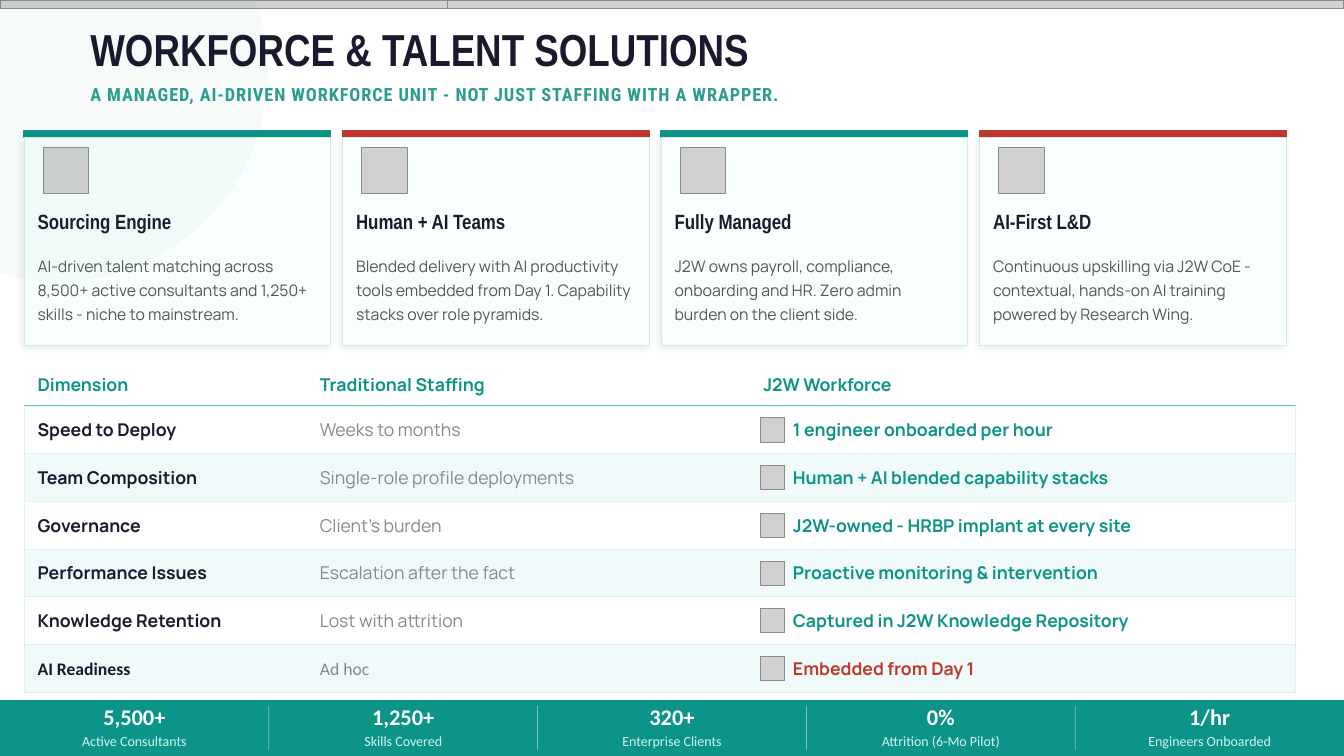
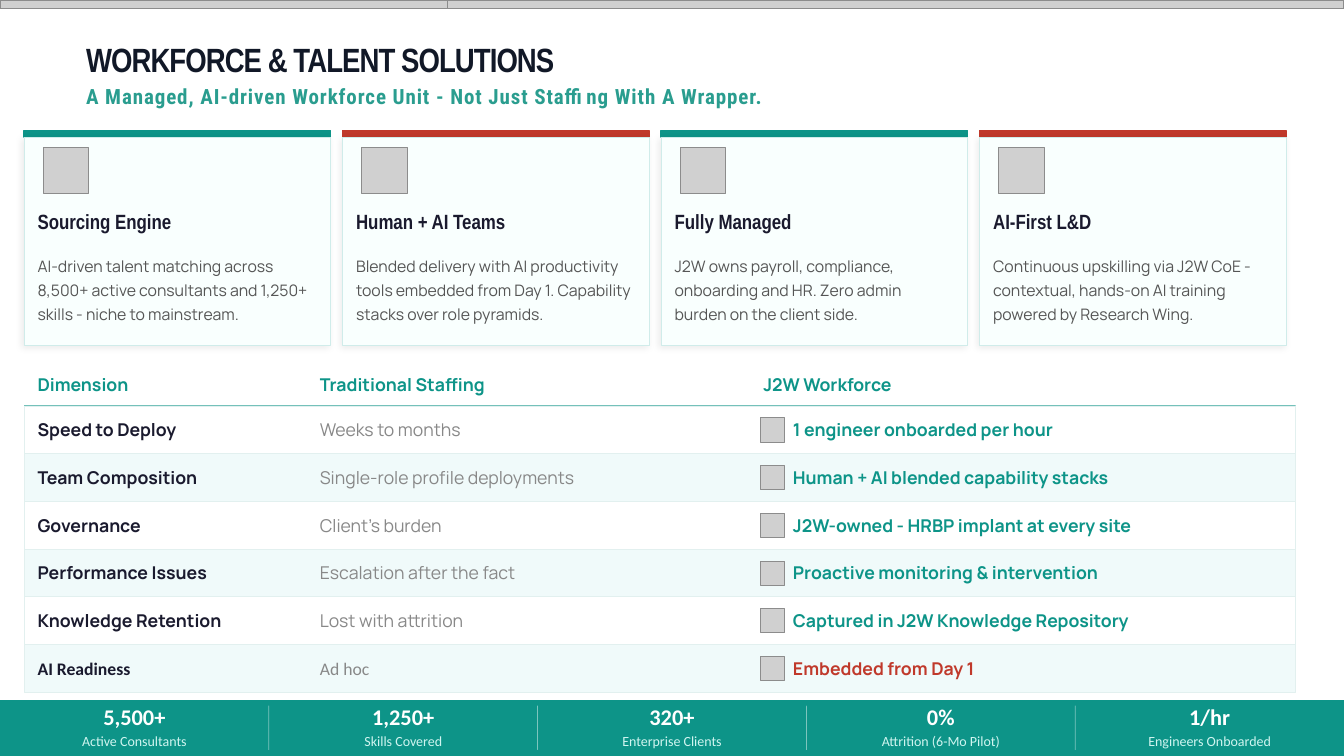
Before and after one commit to athu07/Deck-Engine, a slide deck: slide 14 of data/decks/WORKING_COPY_Master_Deck.pptx. Drawn at 1344x756 pixels with LibreOffice and Linux fonts; fonts in the diff are those of the drawing; grey boxes stand for pictures; background and template pictures are left out. Boxes give left, top, right and bottom in pixels: in the first picture for what was removed or moved away, otherwise in the second. Text is boxed around its words. In the diff, an @@ line names an element or a change of style, - is before the commit and + after.

```diff
--- a/data/decks/WORKING_COPY_Master_Deck.pptx
+++ b/data/decks/WORKING_COPY_Master_Deck.pptx
@@ ellipse removed at [0, 0, 268, 282] @@
@@ text "WORKFORCE & TALENT SOLUTIONS": place and size @@
-text "WORKFORCE & TALENT SOLUTIONS" at [90, 34, 748, 67]
+text "WORKFORCE & TALENT SOLUTIONS" at [86, 48, 554, 73]
@@ text "WORKFORCE & TALENT SOLUTIONS" at [86, 48, 554, 73]: size 32 to 24 pt, text colour #1A1A2E to #111827, letter spacing 0 to -0.7 pt @@
@@ text at [86, 88, 761, 109]: text changed; size 13 to 15 pt @@
-A MANAGED, AI-DRIVEN WORKFORCE UNIT - NOT JUST STAFFING WITH A WRAPPER.
+A Managed, AI-driven Workforce Unit - Not Just Staffing With A Wrapper.
```
Also in this commit, not shown: 34 other slides changed, 16 slides added, 20 other files.
